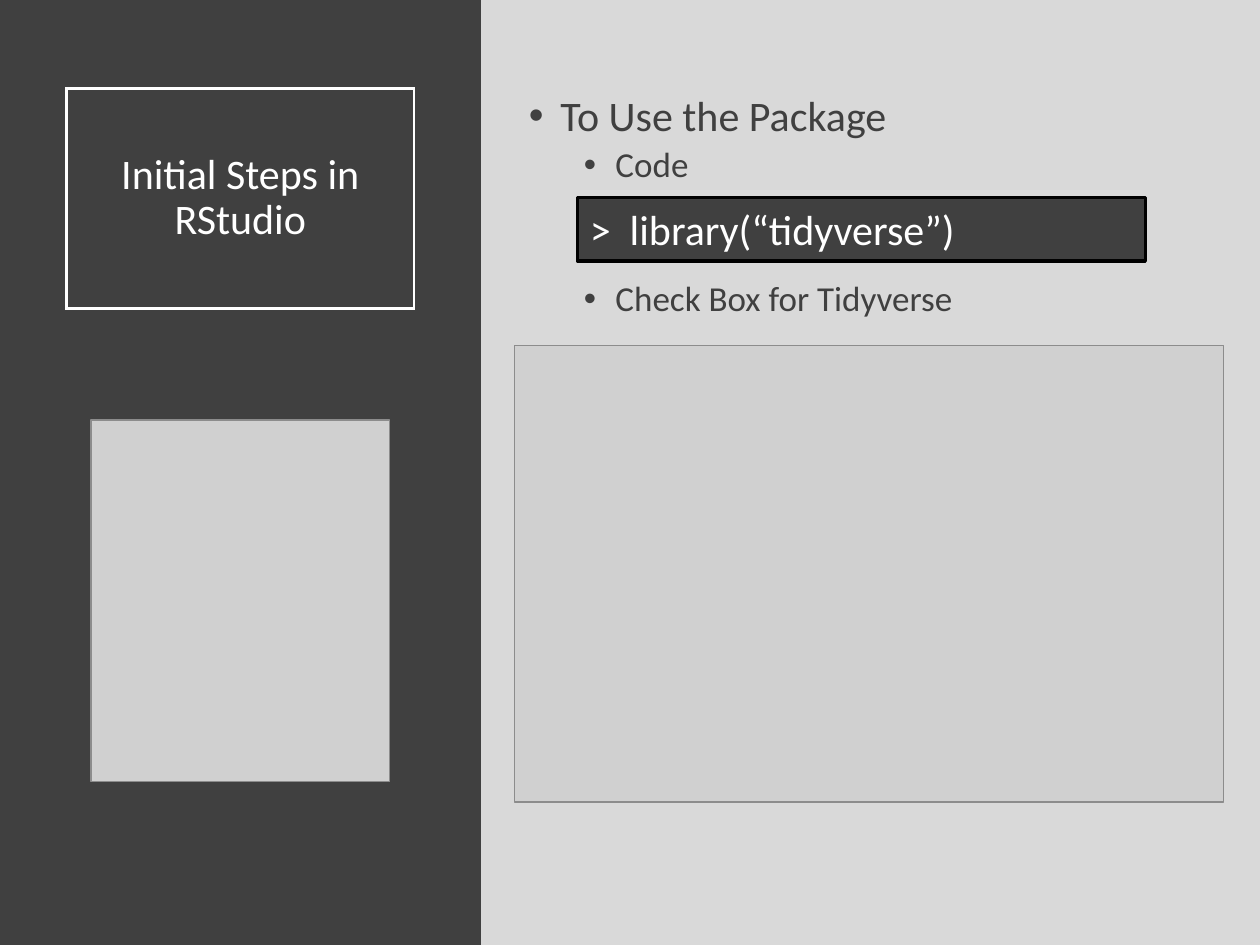
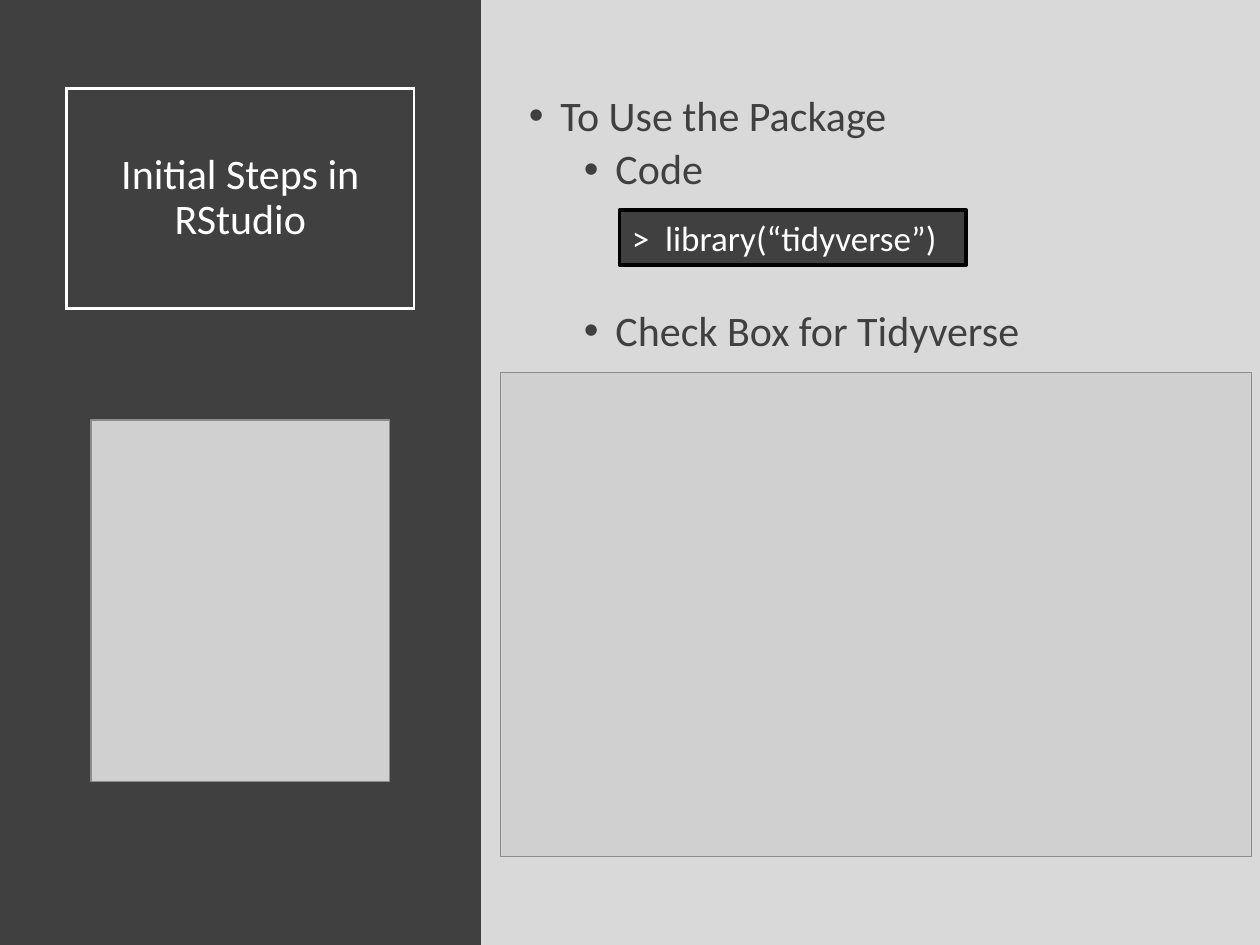
Before and after one commit to Yixf-Self/STOR320_WEBSITE, a slide deck: slide 4 of Lecture/Lecture 2/Lecture 2.pptx (slide 5 before the commit). Drawn at 1260x945 pixels with LibreOffice and Linux fonts; fonts in the diff are those of the drawing; grey boxes stand for pictures. Boxes give left, top, right and bottom in pixels: in the first picture for what was removed or moved away, otherwise in the second. Text is boxed around its words. In the diff, an @@ line names an element or a change of style, - is before the commit and + after.

```diff
--- a/Lecture/Lecture 2/Lecture 2.pptx
+++ b/Lecture/Lecture 2/Lecture 2.pptx
@@ text at (615,155,1019,353): size 20 to 24 pt in "Code", "Check Box for Tidyverse" @@
@@ rectangle "> library(“tidyverse”)": place and size @@
-rectangle "> library(“tidyverse”)" at (577,198,1145,261)
+rectangle "> library(“tidyverse”)" at (620,210,966,266)
@@ rectangle "> library(“tidyverse”)" at (620,210,966,266): size 24 to 20 pt @@
@@ picture: place and size @@
-picture at (514,345,1223,801)
+picture at (500,373,1251,857)
```
Also in this commit, not shown: 5 other slides changed, 1 slide added, 1 slide removed, 6 other files.
